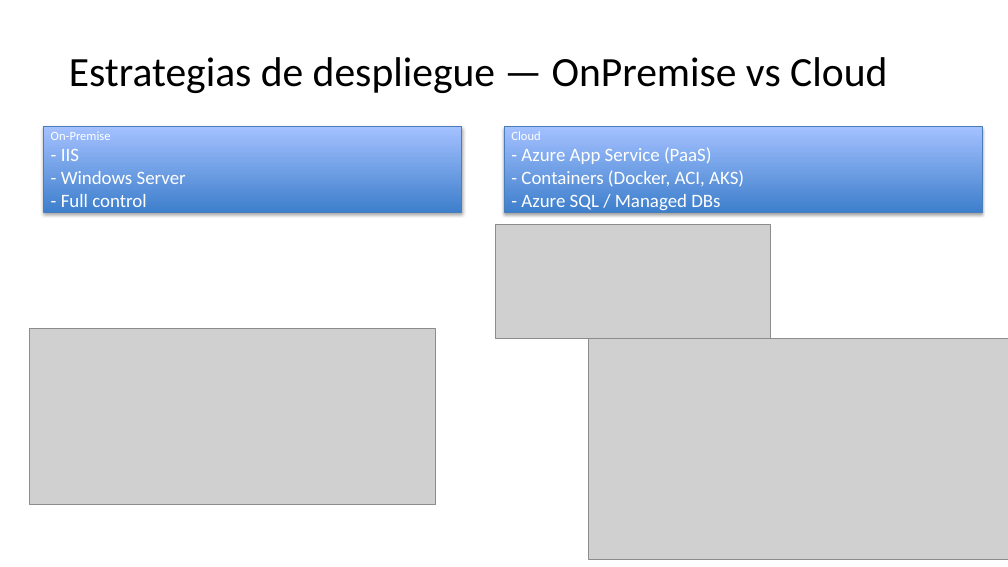
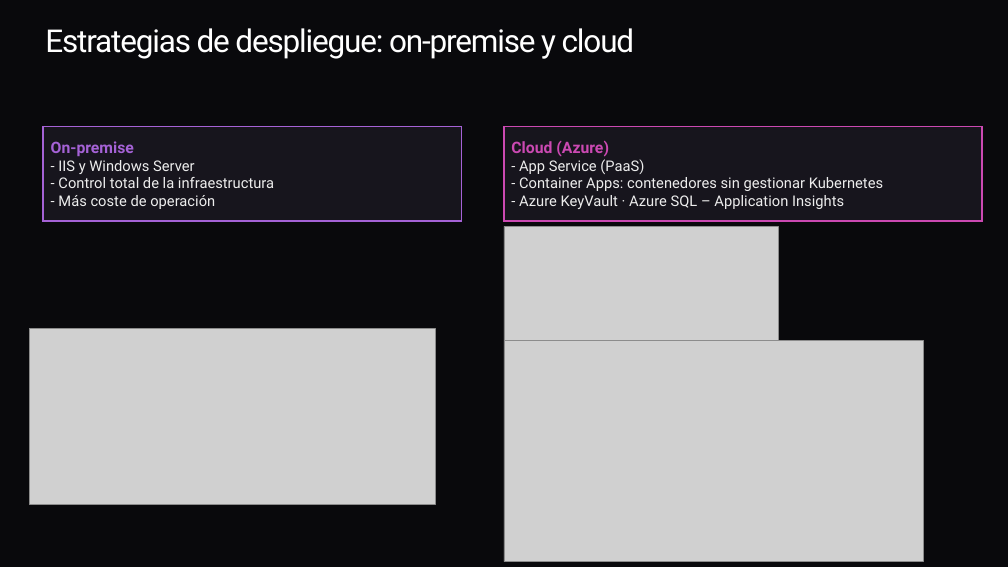
Before and after one commit to ybenzina/formacion-dotnet-junior, a slide deck: slide 10 of docs/masterclasses/masterclass-dotnet-technologies.pptx (slide 9 before the commit). Drawn at 1008x567 pixels with LibreOffice and Linux fonts; fonts in the diff are those of the drawing; grey boxes stand for pictures. Boxes give left, top, right and bottom in pixels: in the first picture for what was removed or moved away, otherwise in the second. Text is boxed around its words. In the diff, an @@ line names an element or a change of style, - is before the commit and + after.

```diff
--- a/docs/masterclasses/masterclass-dotnet-technologies.pptx
+++ b/docs/masterclasses/masterclass-dotnet-technologies.pptx
@@ background #FFFFFF to #09090C @@
@@ title "Estrategias de despliegue: on-premise y ..." at [45, 28, 635, 59]: vertical alignment middle to top @@
@@ title at [45, 28, 635, 59]: text changed; size 39.6 to 30 pt; font Calibri to Roboto; text colour #000000 to #FFFFFF @@
-Estrategias de despliegue — OnPremise vs Cloud
+Estrategias de despliegue: on-premise y cloud
@@ rectangle "On-premise": place and size @@
-rectangle "On-premise" at [43, 126, 461, 212]
+rectangle "On-premise" at [43, 126, 461, 221]
@@ rectangle "On-premise" at [43, 126, 461, 221]: fill gradient #3F80CE to #A4C4FF to #17151D; outline #4B7EBC 0.75 pt to #A562D6 1.5 pt; shadow off @@
@@ text in rectangle at [51, 141, 274, 209]: text changed; size 18 to 14 pt; font Calibri to Roboto; text colour #FFFFFF to #EDEDED @@
-On-Premise
-- IIS
-- Windows Server
-- Full control
+On-premise
+- IIS y Windows Server
+- Control total de la infraestructura
+- Más coste de operación
@@ rectangle "Cloud (Azure)": place and size @@
-rectangle "Cloud (Azure)" at [504, 126, 982, 212]
+rectangle "Cloud (Azure)" at [504, 126, 982, 221]
@@ rectangle "Cloud (Azure)" at [504, 126, 982, 221]: fill gradient #3F80CE to #A4C4FF to #17151D; outline #4B7EBC 0.75 pt to #CB49B2 1.5 pt; shadow off @@
@@ text in rectangle at [511, 141, 883, 209]: text changed; size 18 to 14 pt; font Calibri to Roboto; text colour #FFFFFF to #EDEDED @@
-Cloud
-- Azure App Service (PaaS)
-- Containers (Docker, ACI, AKS)
-- Azure SQL / Managed DBs
+Cloud (Azure)
+- App Service (PaaS)
+- Container Apps: contenedores sin gestionar Kubernetes
+- Azure KeyVault · Azure SQL – Application Insights
@@ picture: place and size @@
-picture at [496, 225, 770, 339]
+picture at [504, 226, 777, 340]
@@ picture: place and size @@
-picture at [589, 339, 1008, 560]
+picture at [504, 341, 923, 562]
```
Also in this commit, not shown: 8 other slides changed, 36 slides added, 16 slides removed, 9 other files.
